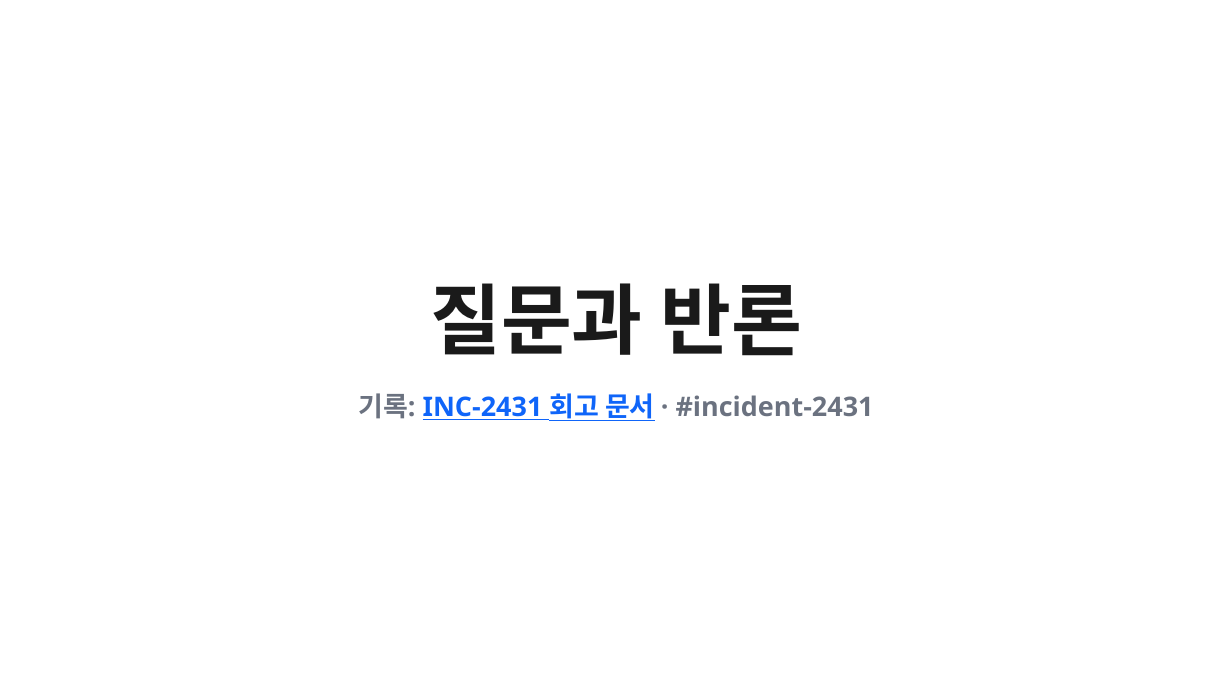
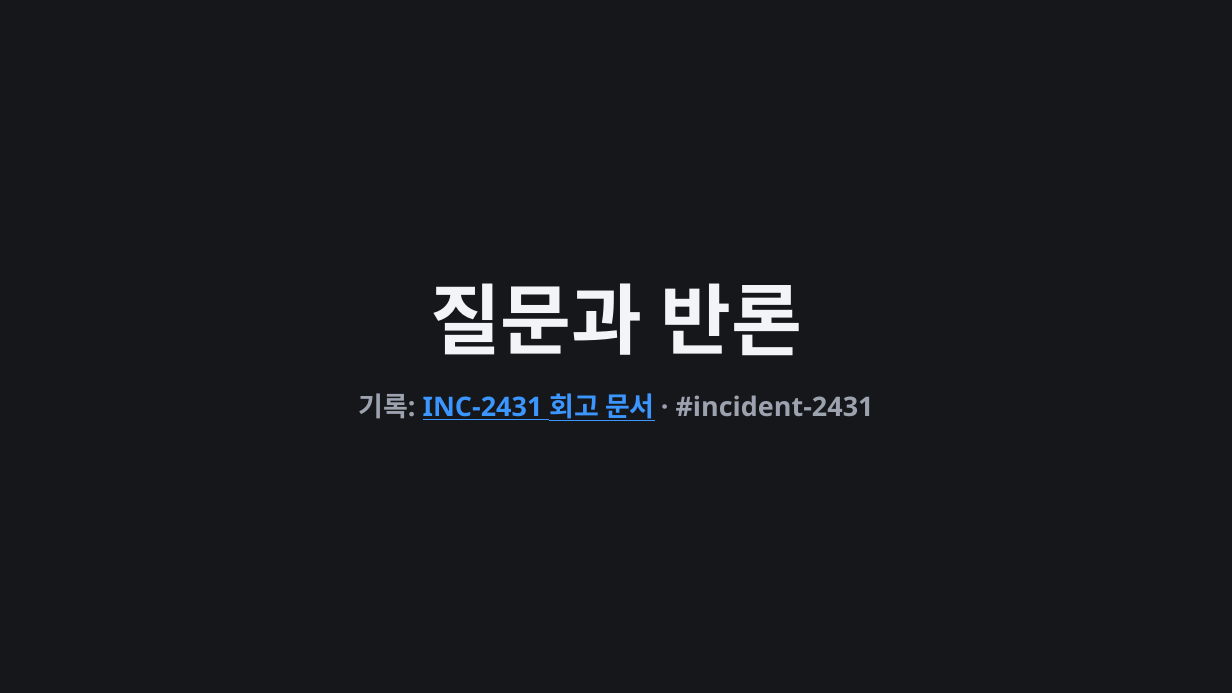
Before and after one commit to k2sebeom/balpyo, a slide deck: slide 10 of examples/showcase/decks/incident-postmortem/inc-2431-장애-회고.pptx. Drawn at 1232x693 pixels with LibreOffice and Linux fonts; fonts in the diff are those of the drawing. Boxes give left, top, right and bottom in pixels: in the first picture for what was removed or moved away, otherwise in the second. Text is boxed around its words. In the diff, an @@ line names an element or a change of style, - is before the commit and + after.

```diff
--- a/examples/showcase/decks/incident-postmortem/inc-2431-장애-회고.pptx
+++ b/examples/showcase/decks/incident-postmortem/inc-2431-장애-회고.pptx
@@ background #FFFFFF to #15171B @@
@@ title "질문과 반론" at (x1=430, y1=283, x2=802, y2=356): text colour #1A1A1A to #F2F4F7 @@
@@ text "기록: INC-2431 회고 문서 · ..." at (x1=358, y1=393, x2=874, y2=421): text colour #6B7280 to #9CA3AF in "기록: · #incident-2431"; text colour #0F65F9 to #3B96FF in "INC-2431 회고 문서" @@
```
Also in this commit, not shown: 9 other slides changed, 35 other files.
